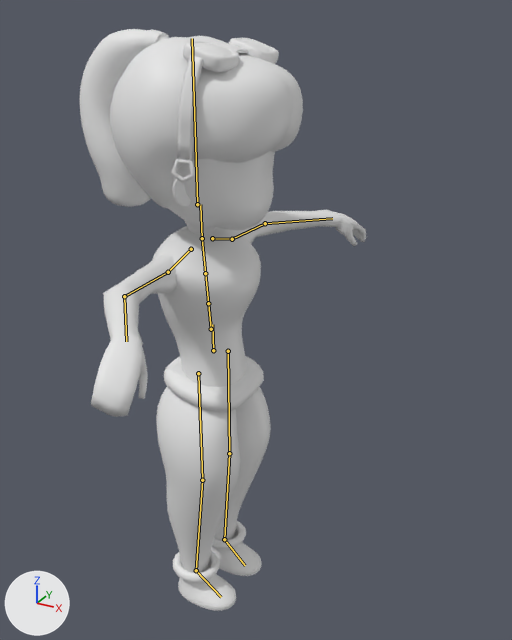
Before and after pictures for a commit that changed the FBX model Assets/WIP/Models/Characters/Abigail/Animations/Abi(Atk1).fbx.
Both versions are drawn from a 50 mm camera at (10.26, -16.51, 18.23) aimed at (0.86, 0.58, 9.68). Lighting does not change. The marker at lower left points along +X, +Y and +Z. The bones that change are drawn over the model as lines.

The first picture shows 'Belt(aBI)', 'Ears(Abi)', 'Goggles', 'Hair(Abi)', 'Hair_P(Abi)', 'Head(Abi)', 'L_Arm', 'L_Leg(Abi)', 'L_Shoe(Abi)', 'R_Arm', 'R_Leg(Abi)', 'R_Shoe(Abi)', 'Torso(Abi)'.
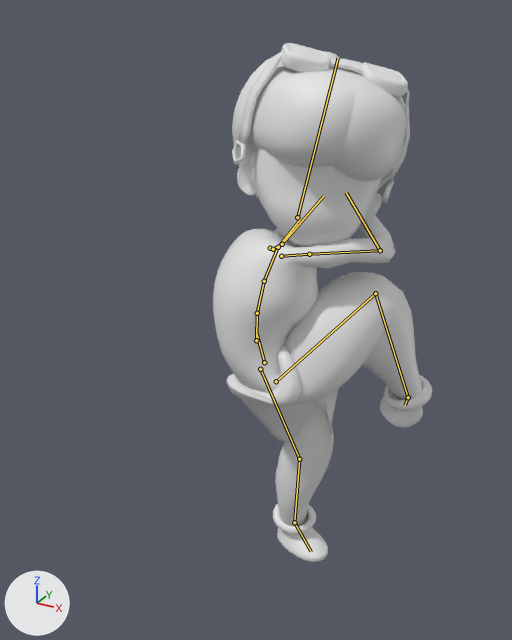
The newer file adds an action. The first version stands in its rest pose; the second is drawn at frame 59 of the action 'Armature|Armature|mixamo.com|Layer0.001'.

Boxes [x1, y1, x2, y2] around the edits, measured in the pictures (512 x 640 px):
'Hair(Abi)', posed: before [110, 36, 303, 208]; after [232, 54, 409, 196]
'L_Leg(Abi)', posed: before [156, 387, 240, 573]; after [285, 272, 422, 405]
'Torso(Abi)', posed: before [152, 226, 261, 387]; after [213, 229, 318, 392]
'Head(Abi)', posed: before [167, 151, 275, 235]; after [251, 149, 382, 247]
'R_Arm', posed: before [91, 254, 178, 417]; after [283, 215, 396, 268]
'R_Leg(Abi)', posed: before [214, 387, 271, 540]; after [241, 387, 340, 526]
'Goggles', posed (64% wider, 10% taller): before [171, 38, 279, 183]; after [232, 43, 410, 203]
'Hair_P(Abi)', posed: before [80, 29, 169, 207]; after [324, 51, 340, 59]
'Belt(aBI)', posed: before [164, 356, 264, 412]; after [227, 345, 301, 407]
'R_Shoe(Abi)', posed (17% narrower, 11% shorter): before [173, 551, 236, 611]; after [380, 375, 432, 428]
'L_Shoe(Abi)', posed: before [211, 521, 262, 576]; after [273, 504, 328, 562]
'L_Arm', posed (not visible afterwards): before [236, 209, 366, 246]
'Ears(Abi)', posed: before [172, 176, 191, 207]; after [237, 163, 382, 221]
bone 'mixamorig:Hips', root to tip: before (213, 350) to (212, 324); after (264, 362) to (257, 334)
bone 'mixamorig:Spine', root to tip: before (211, 329) to (208, 303); after (256, 340) to (257, 313)
bone 'mixamorig:Spine1', root to tip: before (208, 303) to (205, 273); after (257, 313) to (264, 281)
bone 'mixamorig:Spine2', root to tip: before (205, 273) to (202, 238); after (264, 281) to (278, 246)
bone 'mixamorig:Neck', root to tip: before (202, 238) to (200, 204); after (278, 247) to (300, 219)
bone 'mixamorig:Head', root to tip: before (197, 204) to (192, 38); after (297, 217) to (338, 58)
bone 'mixamorig:LeftShoulder', root to tip: before (212, 238) to (232, 239); after (270, 248) to (273, 249)
bone 'mixamorig:LeftArm', root to tip: before (232, 239) to (265, 223); after (273, 249) to (282, 244)
bone 'mixamorig:LeftForeArm', root to tip: before (265, 223) to (332, 218); after (282, 244) to (324, 195)
bone 'mixamorig:RightShoulder', root to tip: before (191, 249) to (168, 272); after (281, 256) to (309, 254)
bone 'mixamorig:RightArm', root to tip: before (168, 272) to (124, 296); after (309, 254) to (380, 250)
bone 'mixamorig:RightForeArm', root to tip: before (124, 296) to (126, 341); after (380, 250) to (346, 192)
bone 'mixamorig:LeftUpLeg', root to tip: before (228, 351) to (229, 453); after (260, 369) to (299, 459)
bone 'mixamorig:LeftLeg', root to tip: before (229, 453) to (224, 539); after (299, 459) to (294, 522)
bone 'mixamorig:LeftFoot', root to tip: before (224, 539) to (245, 565); after (294, 522) to (311, 551)
bone 'mixamorig:RightUpLeg', root to tip: before (198, 373) to (202, 480); after (276, 381) to (375, 293)
bone 'mixamorig:RightLeg', root to tip: before (202, 480) to (196, 570); after (375, 293) to (408, 397)
bone 'mixamorig:RightFoot', root to tip: before (196, 570) to (221, 597); after (408, 397) to (405, 405)

What the commit changed:
Bone 'mixamorig:Hips' (bone_mixamorig_hips) moves from (0.0, 0.0, 0.0) to (180.0, 6.0, 5.0).
Bone 'mixamorig:Hips' (bone_mixamorig_hips) turns from (0, 0, 0) to (-4, 46, 15) degrees about its own x, y and z.
Bone 'mixamorig:Spine' (bone_mixamorig_spine) turns from (0, 0, 0) to (4, 1, -20) degrees about its own x, y and z.
Bone 'mixamorig:Spine1' (bone_mixamorig_spine1) turns from (0, 0, 0) to (2, 0, -10) degrees about its own x, y and z.
Bone 'mixamorig:Spine2' (bone_mixamorig_spine2) turns from (0, 0, 0) to (2, 0, -10) degrees about its own x, y and z.
Bone 'mixamorig:Neck' (bone_mixamorig_neck) turns from (0, 0, 0) to (3, -44, -14) degrees about its own x, y and z.
Bone 'mixamorig:Head' (bone_mixamorig_head) turns from (0, 0, 0) to (32, -50, -6) degrees about its own x, y and z.
Bone 'mixamorig:LeftShoulder' (bone_mixamorig_leftshoulder) turns from (0, 0, 0) to (-10, 6, 24) degrees about its own x, y and z.
Bone 'mixamorig:LeftArm' (bone_mixamorig_leftarm) turns from (0, 0, 0) to (64, -81, -66) degrees about its own x, y and z.
Bone 'mixamorig:LeftForeArm' (bone_mixamorig_leftforearm) turns from (0, 0, 0) to (9, 34, 87) degrees about its own x, y and z.
Bone 'mixamorig:RightShoulder' (bone_mixamorig_rightshoulder) turns from (0, 0, 0) to (-35, -5, -17) degrees about its own x, y and z.
Bone 'mixamorig:RightArm' (bone_mixamorig_rightarm) turns from (0, 0, 0) to (-22, 66, -79) degrees about its own x, y and z.
Bone 'mixamorig:RightForeArm' (bone_mixamorig_rightforearm) turns from (0, 0, 0) to (-9, 44, -65) degrees about its own x, y and z.
Bone 'mixamorig:LeftUpLeg' (bone_mixamorig_leftupleg) turns from (0, 0, 0) to (-20, 39, -2) degrees about its own x, y and z.
Bone 'mixamorig:LeftLeg' (bone_mixamorig_leftleg) turns from (0, 0, 0) to (-4, 18, -20) degrees about its own x, y and z.
Bone 'mixamorig:LeftFoot' (bone_mixamorig_leftfoot) turns from (0, 0, 0) to (9, -1, -15) degrees about its own x, y and z.
Bone 'mixamorig:RightUpLeg' (bone_mixamorig_rightupleg) turns from (0, 0, 0) to (-1, -17, 114) degrees about its own x, y and z.
Bone 'mixamorig:RightLeg' (bone_mixamorig_rightleg) turns from (0, 0, 0) to (-32, -21, -88) degrees about its own x, y and z.
Bone 'mixamorig:RightFoot' (bone_mixamorig_rightfoot) turns from (0, 0, 0) to (-29, 37, 21) degrees about its own x, y and z.
